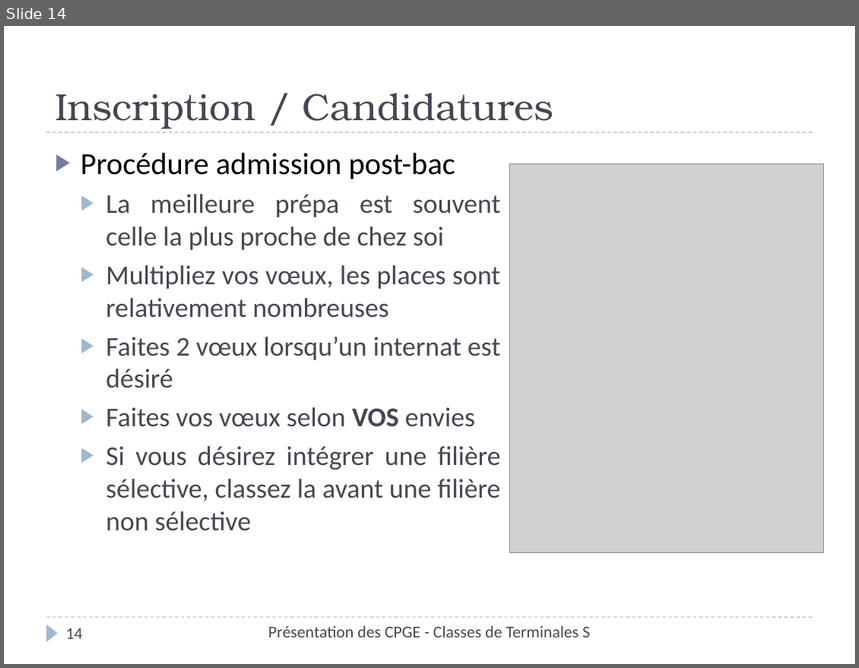
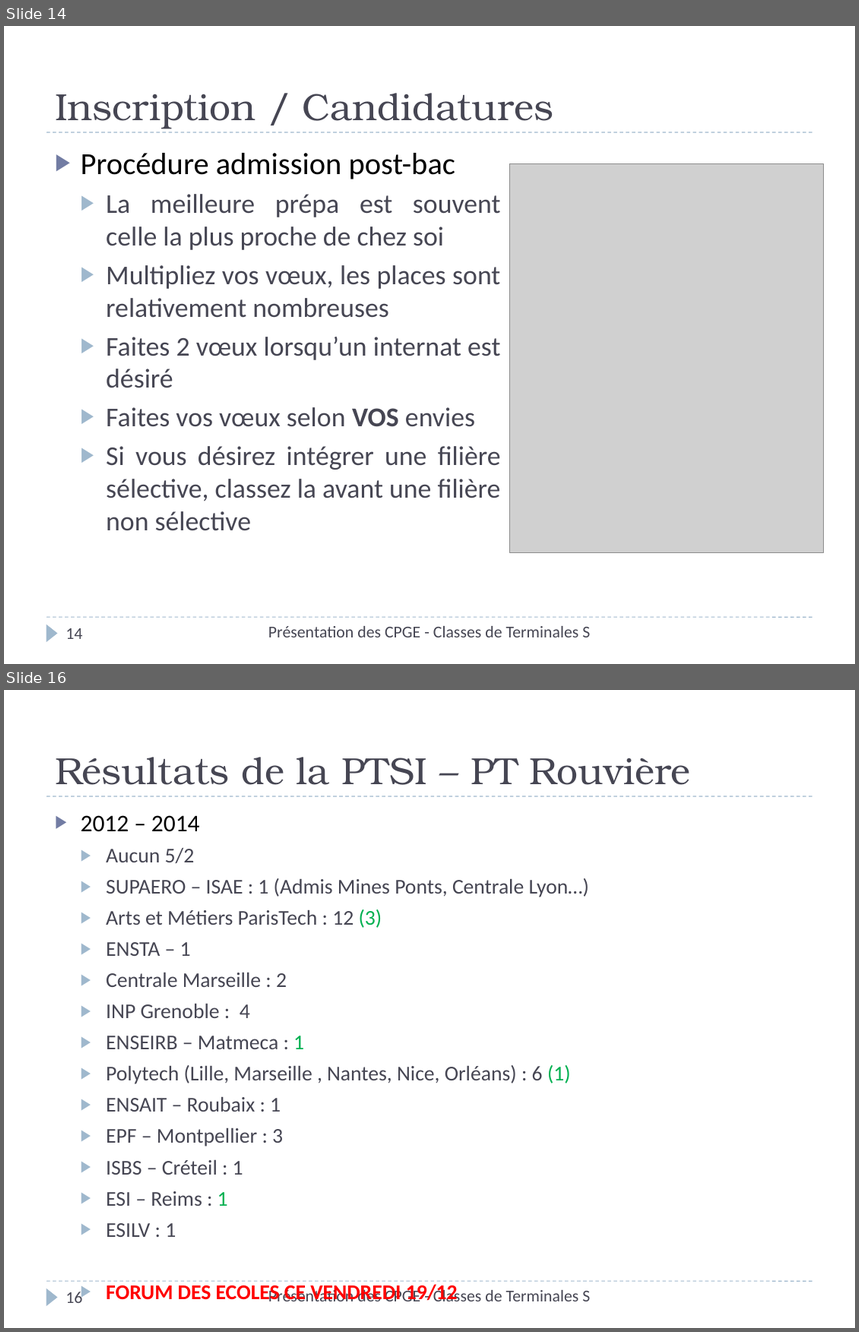
Before and after one commit to xpessoles/Orientation, a slide deck: Rouviere/PresentationCPGE_Terminale_2014.pptx. Shown one above the other, each under a label of ours: slide 14 before the commit, slides 14 and 16 after it; the slides between them are not shown. The pictures are 859x668 and 859x1332 pixels, drawn with LibreOffice and Linux fonts; fonts in the diff are those of the drawing; grey boxes stand for pictures. Boxes give left, top, right and bottom in pixels: in the first picture for what was removed or moved away, otherwise in the second. Text is boxed around its words. In the diff, an @@ line names an element or a change of style, - is before the commit and + after.

```diff
--- a/Rouviere/PresentationCPGE_Terminale_2014.pptx
+++ b/Rouviere/PresentationCPGE_Terminale_2014.pptx
@@ slide 16 added at [4, 690, 855, 1328], background #FFFFFF; not listed: 3 template elements that a slide beside it also shows @@
@@ title added at [55, 757, 691, 785], 32 pt, text #464653 @@
+Résultats de la PTSI – PT Rouvière
@@ text added at [81, 815, 589, 1302], 17.8 pt, text #464653 @@
+▶ 2012 – 2014
+  ▶ Aucun 5/2
+  ▶ SUPAERO – ISAE : 1 (Admis Mines Ponts, Centrale Lyon…)
+  ▶ Arts et Métiers ParisTech : 12 (3)
+  ▶ ENSTA – 1
+  ▶ Centrale Marseille : 2
+  ▶ INP Grenoble : 4
+  ▶ ENSEIRB – Matmeca : 1
+  ▶ Polytech (Lille, Marseille , Nantes, Nice, Orléans) : 6 (1)
+  ▶ ENSAIT – Roubaix : 1
+  ▶ EPF – Montpellier : 3
+  ▶ ISBS – Créteil : 1
+  ▶ ESI – Reims : 1
+  ▶ ESILV : 1
+  ▶ FORUM DES ECOLES CE VENDREDI 19/12
@@ page number added at [66, 1290, 82, 1303], 14 pt, text #464653 @@
+16
@@ text added at [268, 1288, 590, 1302], 14 pt, text #464653 @@
+Présentation des CPGE - Classes de Terminales S
```
Also in this commit, not shown: 2 slides changed.
